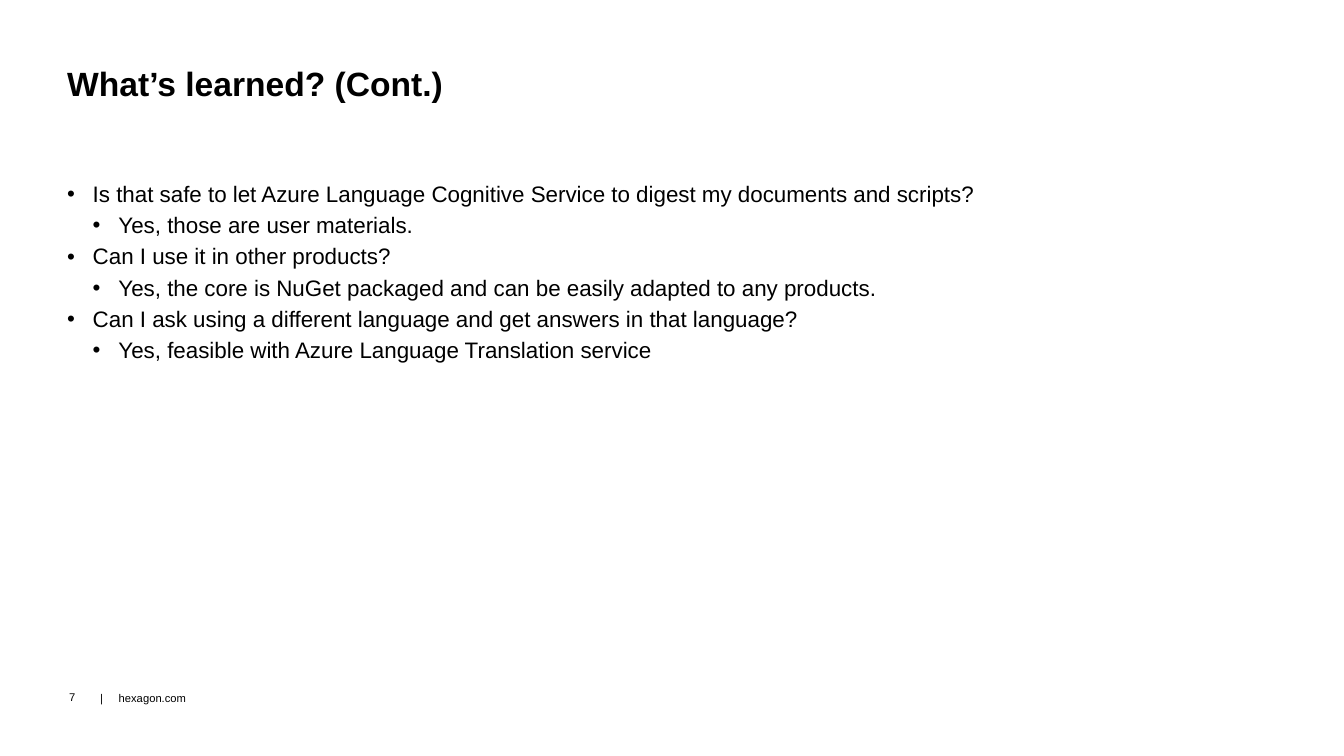
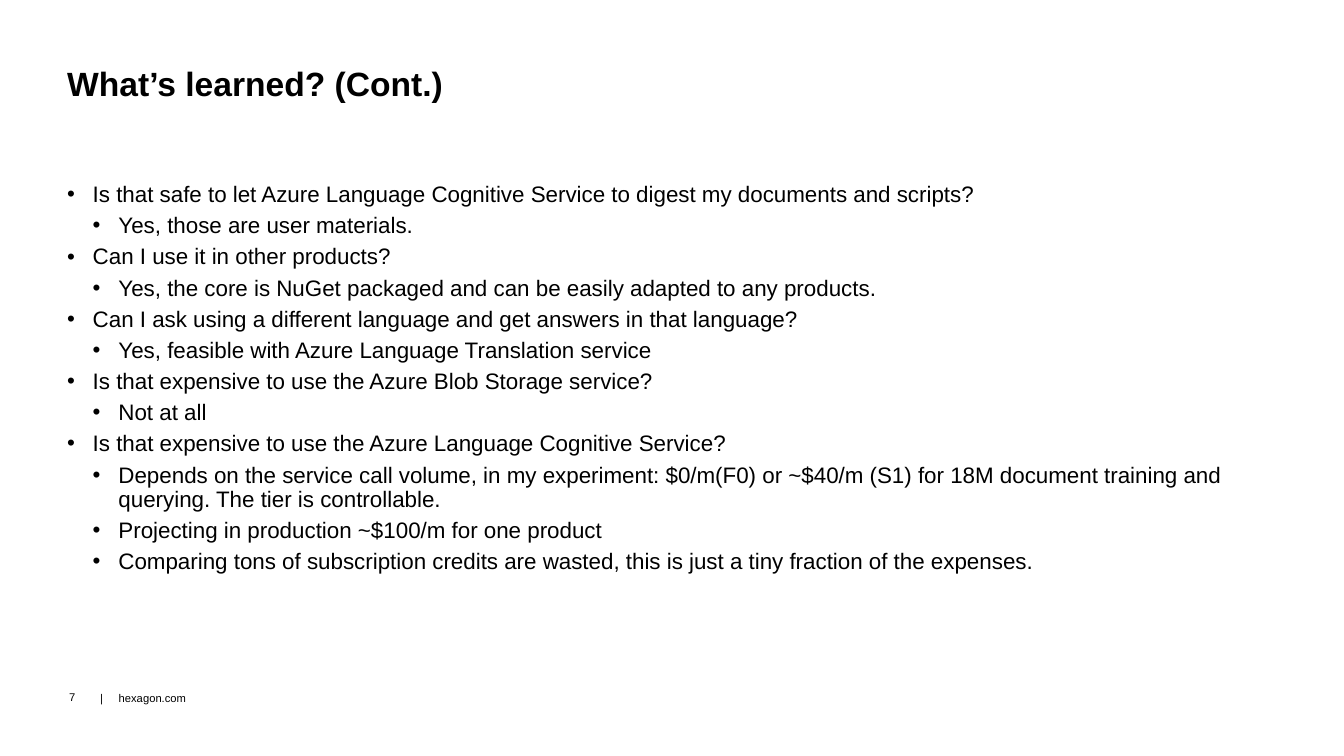
Before and after one commit to dongzgh/protos-vmccopilot, a slide deck: slide 7 of docs/VMC Hackathon 2024 - VMC.Chatbot - Demo.pptx. Drawn at 1344x756 pixels with LibreOffice and Linux fonts; fonts in the diff are those of the drawing; background and template pictures are left out. Boxes give left, top, right and bottom in pixels: in the first picture for what was removed or moved away, otherwise in the second. Text is boxed around its words. In the diff, an @@ line names an element or a change of style, - is before the commit and + after.

Commit message:
updated documents

```diff
--- a/docs/VMC Hackathon 2024 - VMC.Chatbot - Demo.pptx
+++ b/docs/VMC Hackathon 2024 - VMC.Chatbot - Demo.pptx
@@ text at (93, 372, 1221, 574): paragraphs added @@
+• Is that expensive to use the Azure Blob Storage service?
+  • Not at all
+• Is that expensive to use the Azure Language Cognitive Service?
+  • Depends on the service call volume, in my experiment: $0/m(F0) or ~$40/m (S1) for 18M document training and querying. The tier is controllable.
+  • Projecting in production ~$100/m for one product
+  • Comparing tons of subscription credits are wasted, this is just a tiny fraction of the expenses.
```
Also in this commit, not shown: 2 other slides changed.
